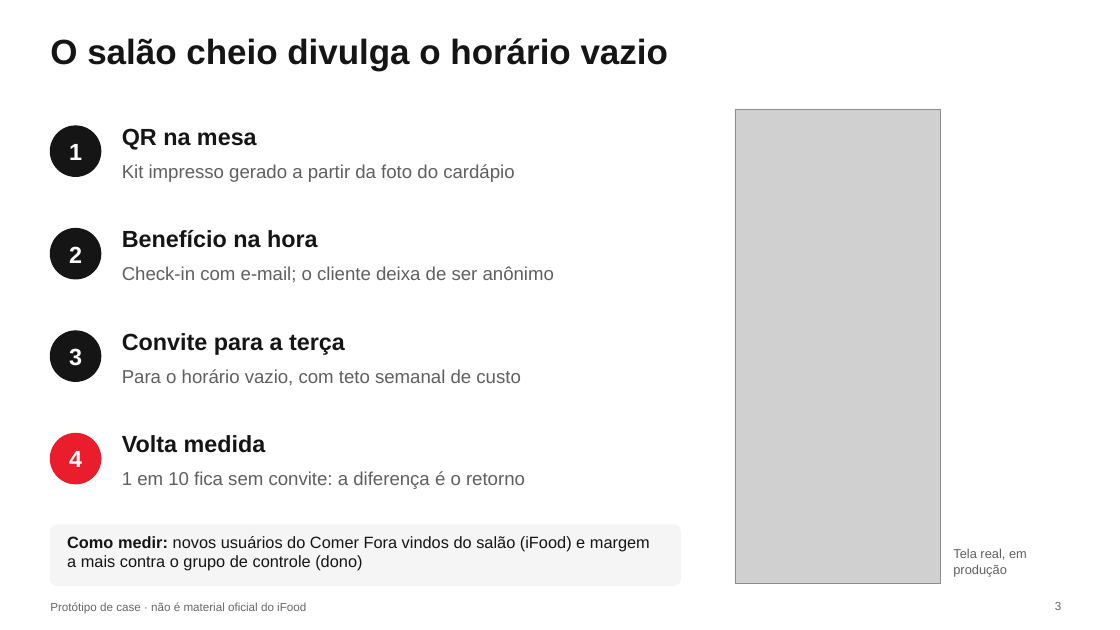
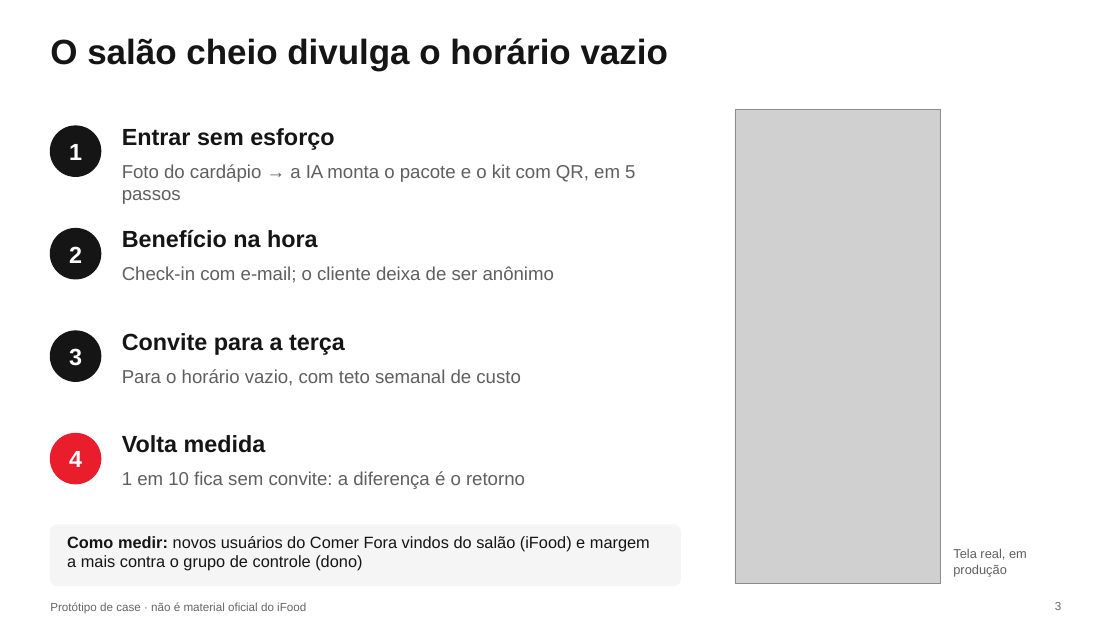
Before and after one commit to mateusferrao/comer-fora-no-salao, a slide deck: slide 3 of docs/entrega/apresentacao.pptx. Drawn at 1120x630 pixels with LibreOffice and Linux fonts; fonts in the diff are those of the drawing; grey boxes stand for pictures. Boxes give left, top, right and bottom in pixels: in the first picture for what was removed or moved away, otherwise in the second. Text is boxed around its words. In the diff, an @@ line names an element or a change of style, - is before the commit and + after.

```diff
--- a/docs/entrega/apresentacao.pptx
+++ b/docs/entrega/apresentacao.pptx
@@ text at [122,128,334,150]: text changed @@
-QR na mesa
+Entrar sem esforço
@@ text at [122,164,635,204]: text changed @@
-Kit impresso gerado a partir da foto do cardápio
+Foto do cardápio → a IA monta o pacote e o kit com QR, em 5 passos
```
Also in this commit, not shown: 2 other slides changed, 1 slide added, 5 other files.
